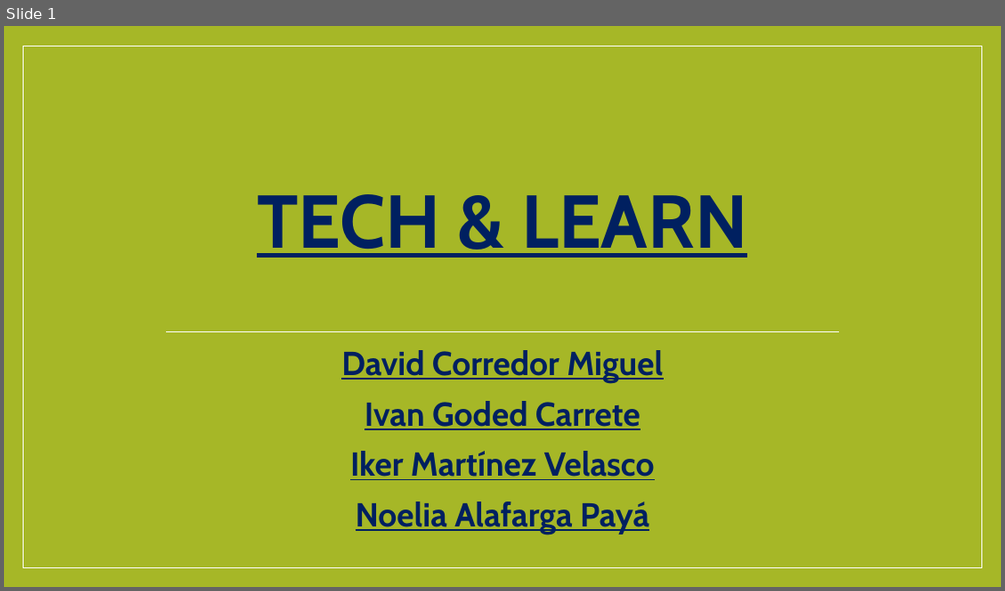
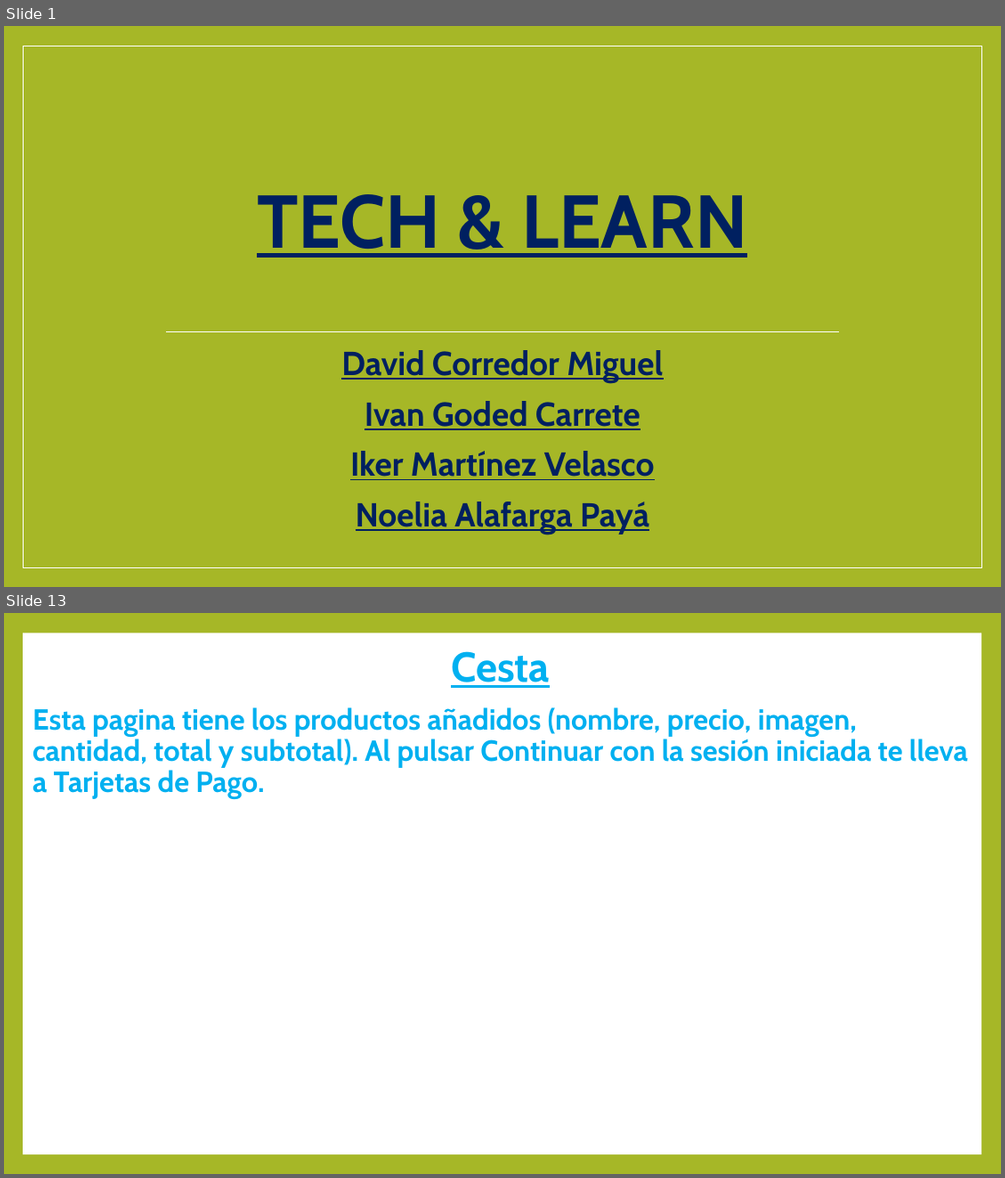
Before and after one commit to DavidCorredorMiguel/proyectogrupo2, a slide deck: Presentacion Tech Learn.pptx. Shown one above the other, each under a label of ours: slide 1 before the commit, slides 1 and 13 after it; the slides between them are not shown. The pictures are 1005x591 and 1005x1178 pixels, drawn with LibreOffice and Linux fonts; fonts in the diff are those of the drawing. Boxes give left, top, right and bottom in pixels: in the first picture for what was removed or moved away, otherwise in the second. Text is boxed around its words. In the diff, an @@ line names an element or a change of style, - is before the commit and + after.

```diff
--- a/Presentacion Tech Learn.pptx
+++ b/Presentacion Tech Learn.pptx
@@ slide 13 added at box(4, 613, 1001, 1174), background #A6B727 @@
@@ rectangle added at box(23, 633, 981, 1154), fill #FFFFFF @@
@@ title added at box(451, 651, 550, 688), 40 pt, text #00B0F0, bold, underline @@
+Cesta
@@ text added at box(32, 707, 968, 799), 28 pt, text #00B0F0, bold @@
+Esta pagina tiene los productos añadidos (nombre, precio, imagen, cantidad, total y subtotal). Al pulsar Continuar con la sesión iniciada te lleva a Tarjetas de Pago.
```
Also in this commit, not shown: 6 slides changed, 10 other slides added, 3 slides removed, 7 other files.
